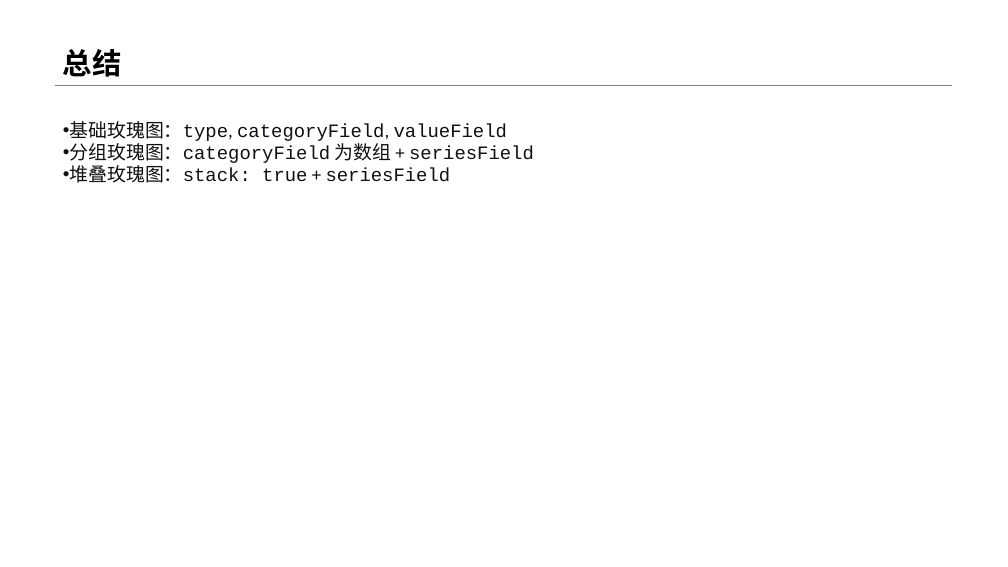
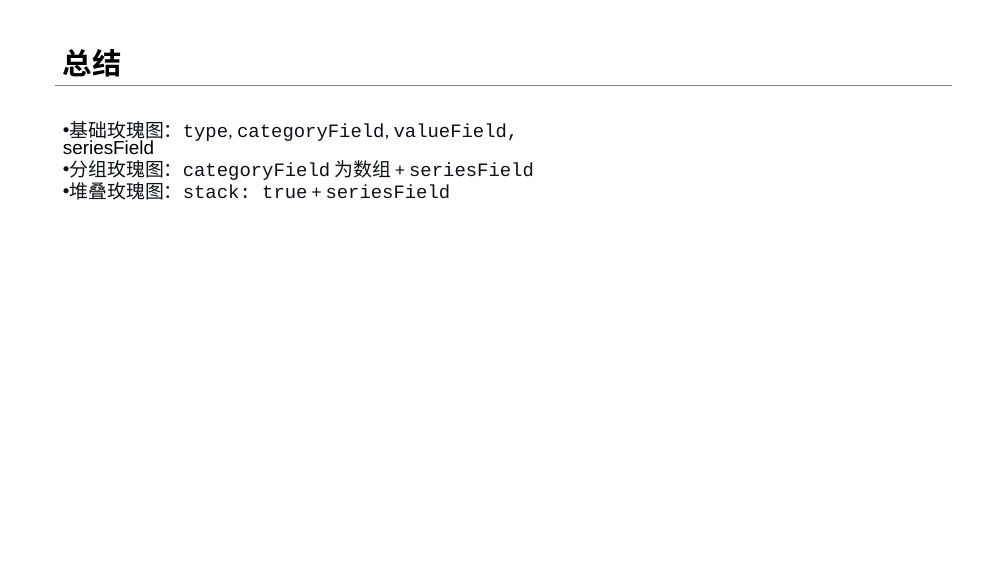
Before and after one commit to menglin1997/vchartCourse, a slide deck: slide 9 of code/Chapter 3 - Vchart Type/23-Rose/23-Rose.pptx. Drawn at 1008x567 pixels with LibreOffice and Linux fonts; fonts in the diff are those of the drawing. Boxes give left, top, right and bottom in pixels: in the first picture for what was removed or moved away, otherwise in the second. Text is boxed around its words. In the diff, an @@ line names an element or a change of style, - is before the commit and + after.

```diff
--- a/code/Chapter 3 - Vchart Type/23-Rose/23-Rose.pptx
+++ b/code/Chapter 3 - Vchart Type/23-Rose/23-Rose.pptx
@@ text at (x1=63, y1=121, x2=519, y2=155): text changed @@
-• 基础玫瑰图：type, categoryField, valueField
+• 基础玫瑰图：type, categoryField, valueField, seriesField
```
Also in this commit, not shown: 4 other slides changed, 9 other files.
